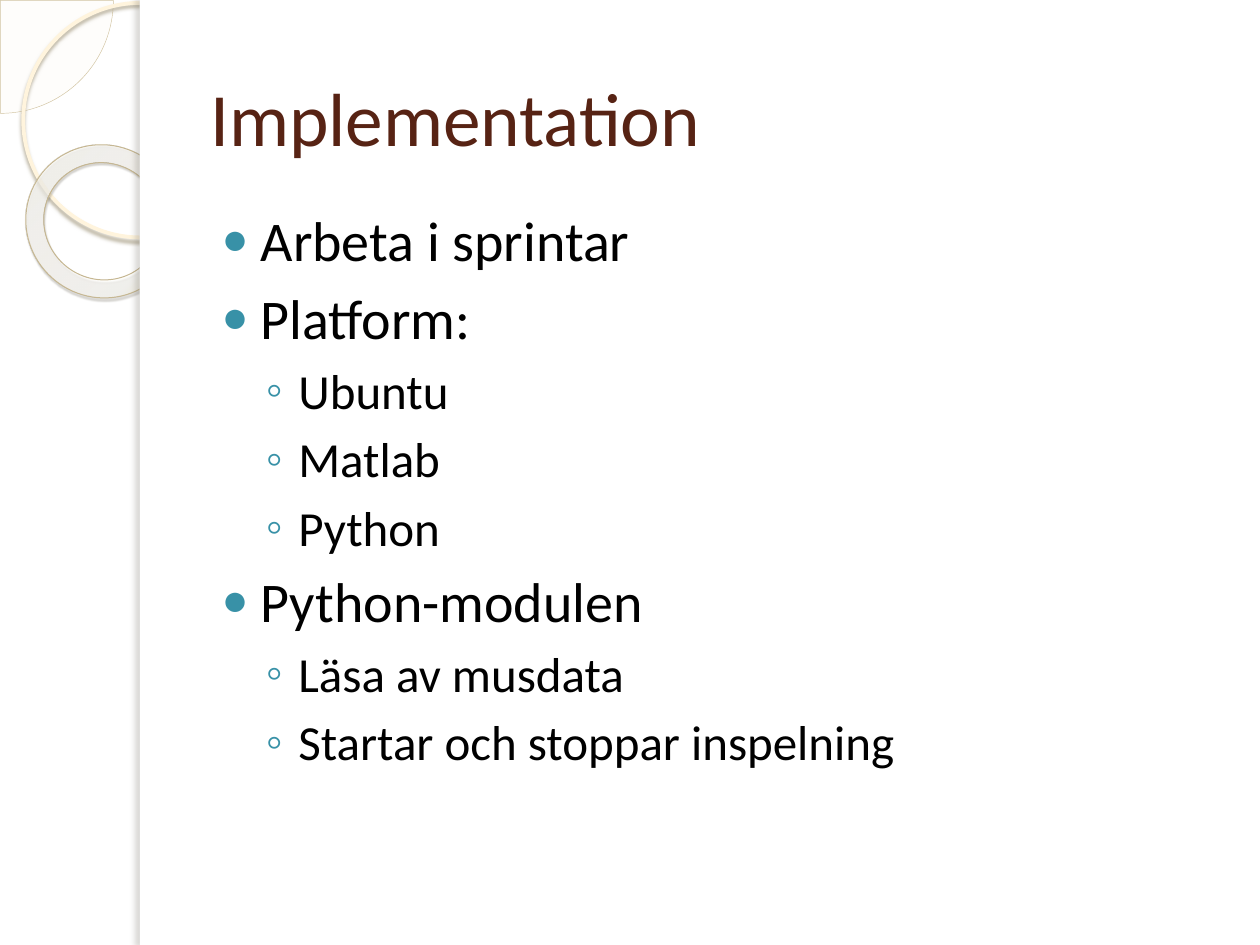
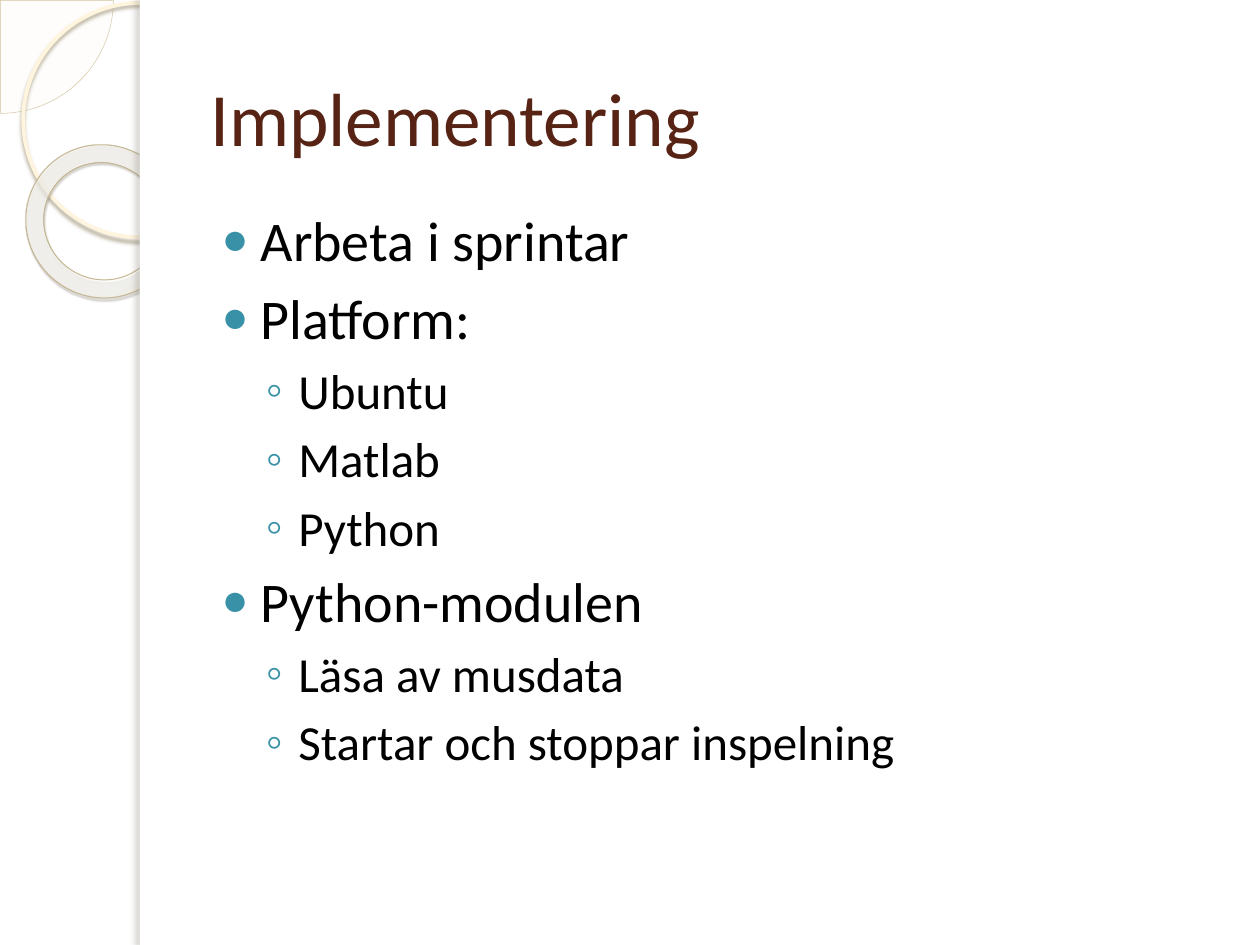
Before and after one commit to jakelamotta/master_thesis, a slide deck: slide 11 of presentations/presentation_swe.pptx (slide 10 before the commit). Drawn at 1260x945 pixels with LibreOffice and Linux fonts; fonts in the diff are those of the drawing; background and template pictures are left out. Boxes give left, top, right and bottom in pixels: in the first picture for what was removed or moved away, otherwise in the second. Text is boxed around its words. In the diff, an @@ line names an element or a change of style, - is before the commit and + after.

```diff
--- a/presentations/presentation_swe.pptx
+++ b/presentations/presentation_swe.pptx
@@ title at [210, 93, 699, 159]: text changed @@
-Implementation
+Implementering
```
Also in this commit, not shown: 4 other slides changed, 3 slides added.
